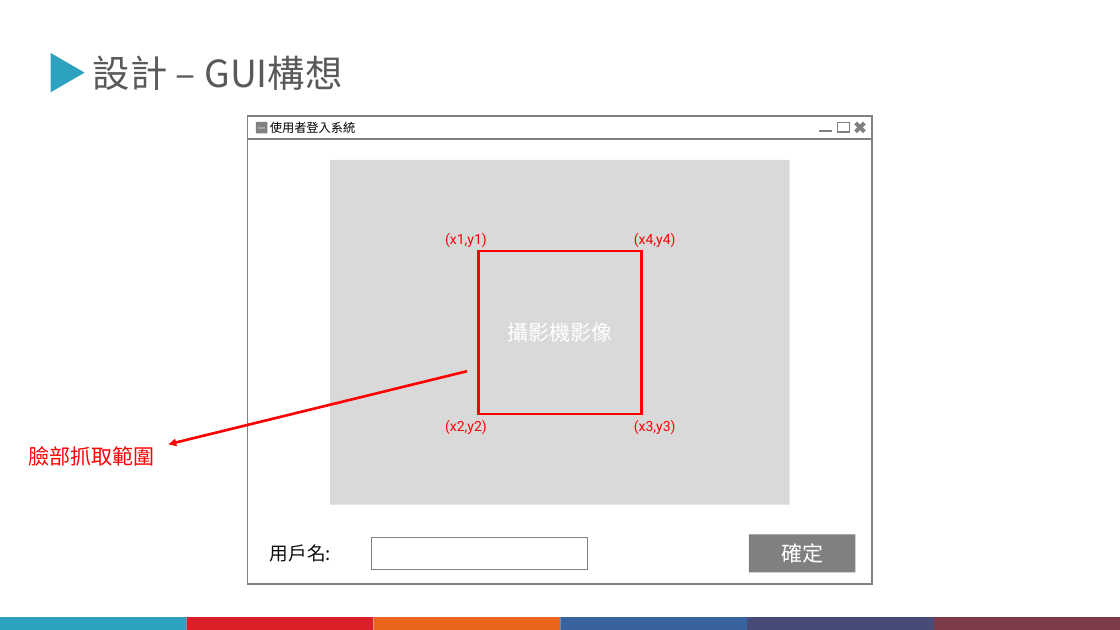
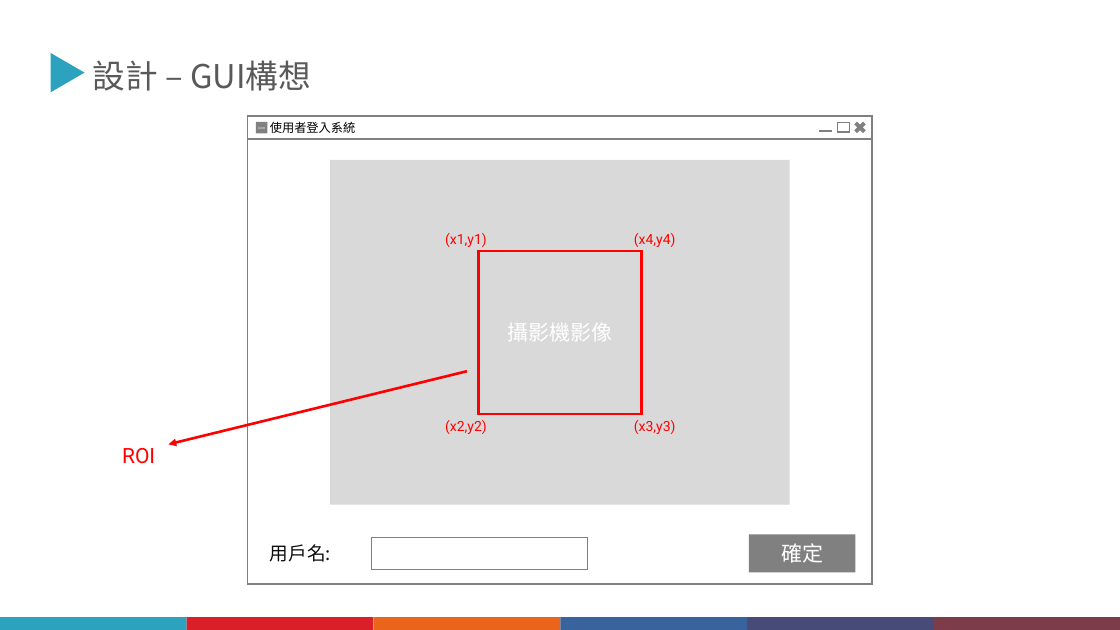
Before and after one commit to JiangXiu01/1091-EmbeddedImageProcessing, a slide deck: slide 8 of 期中報告/1092嵌入式影像_期中報告202105211327.pptx (slide 11 before the commit). Drawn at 1120x630 pixels with LibreOffice and Linux fonts; fonts in the diff are those of the drawing. Boxes give left, top, right and bottom in pixels: in the first picture for what was removed or moved away, otherwise in the second. Text is boxed around its words. In the diff, an @@ line names an element or a change of style, - is before the commit and + after.

```diff
--- a/期中報告/1092嵌入式影像_期中報告202105211327.pptx
+++ b/期中報告/1092嵌入式影像_期中報告202105211327.pptx
@@ text "設計 – GUI構想" at [93, 60, 311, 91]: size 32 to 28 pt @@
@@ text at [122, 448, 155, 464]: text changed @@
-臉部抓取範圍
+ROI
```
Also in this commit, not shown: 8 other slides changed, 4 slides added, 3 slides removed.
